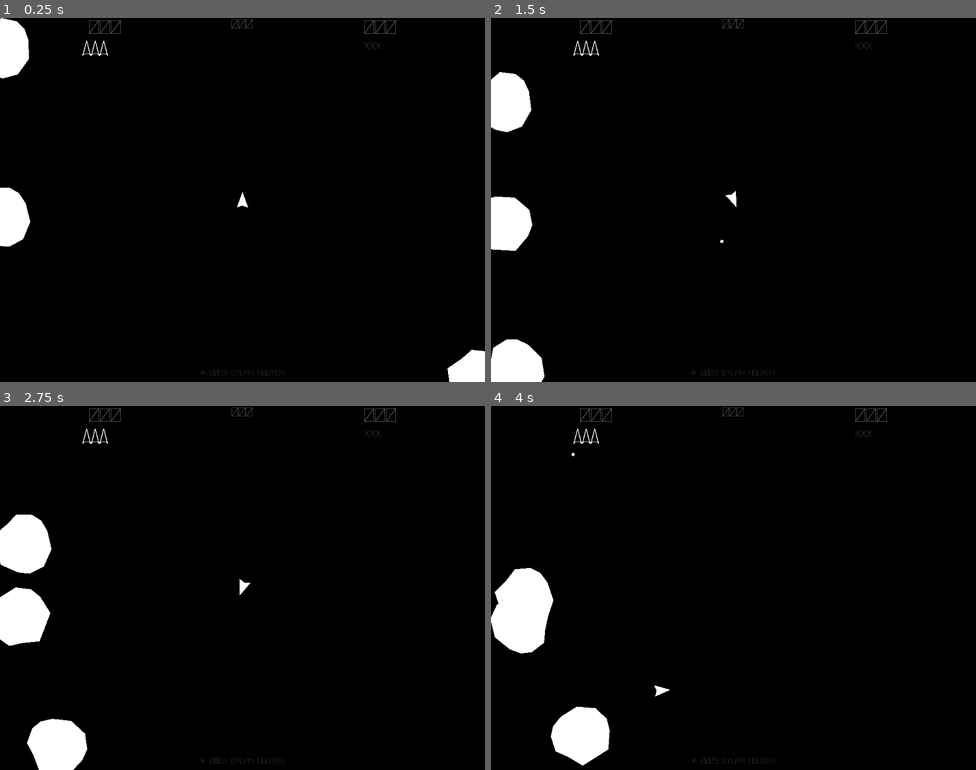
Above: before the commit, frames 1-4 (two rows, left to right).
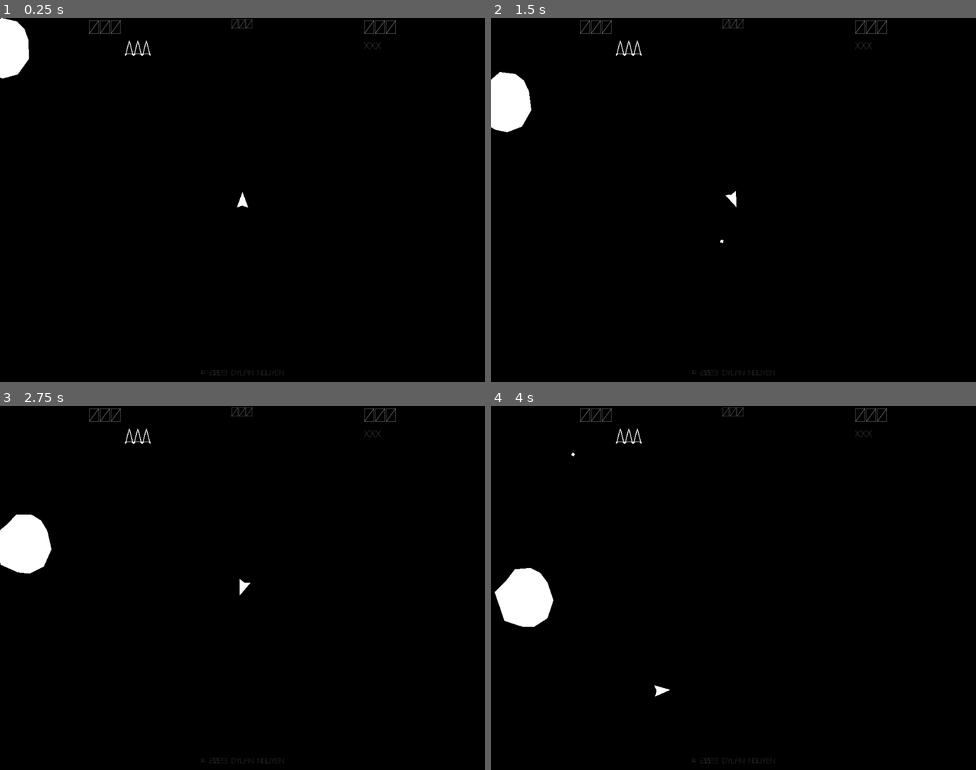
Above: after the commit, the same moments.

Repository: dmnuggins/asteroids
Game: Godot game, scene res://_scenes/Game/Game.tscn
Two runs of this game, one before a commit and one after it. Both use one fixed random seed, a clock stepped at 60 frames per second and the inputs below.
Inputs:
- Up to frame 1 (0.25 s): no input
- Up to frame 2 (1.5 s): hold D (right) 0.53-1.28 s; tap F (hyperspace) at 0.6 s; hold A (left) from 1.28 s (still down); tap Space (shoot) at 1.35 s
- Up to frame 3 (2.75 s): release A (left) at 2.03 s; hold D (right) from 2.03 s (still down); tap F (hyperspace) at 2.1 s
- Up to frame 4 (4 s): release D (right) at 2.78 s; hold W (thrust) 2.78-3.53 s; tap Space (shoot) at 2.85 s; hold A (left) from 3.53 s (still down); tap F (hyperspace) at 3.6 s

The runs differ from the first frame. In frame 1, 1.5% of the frame differs, in the area x 0-100%, y 6-100%; in frame 2, 2.3%; in frame 3, 2.9%, in the area x 0-32%, y 6-100%; in frame 4, 2.4%.

Commit message:
GameManager & UI - adjusted timing of when next waves spawn in so it isn't as jarring - added indicator that spawn zone is not clear when waiting to respawn

Diff:
--- a/_scenes/Bullet/Bullet.gd
+++ b/_scenes/Bullet/Bullet.gd
@@ -26,6 +26,8 @@
 func set_invader_projectile() -> void:
 	invader_projectile = true
 	$ColorRect.color = Color(1, 0, 0, 1)
+	speed = 300
+	$DecayTimer.wait_time = 2.5
 
 func destroy_bullet() -> void:
 	emit_signal("bullet_destroyed")
--- a/_scenes/FlyingSaucer/FlyingSaucer.gd
+++ b/_scenes/FlyingSaucer/FlyingSaucer.gd
@@ -57,6 +57,10 @@
 func warp_saucer() -> void:
 	queue_free()
 
+func manual_timeout() -> void:
+	$LifeTimer.stop()
+	eol = true
+
 #=====CONNECTED FUNCTIONS=====#
 
 func _on_flying_saucer_body_entered(body):
@@ -75,12 +79,9 @@
 
 func _on_area_entered(area):
 	if(area.is_in_group("bounds")) && eol:
-		print("Bound enetered")
 		warp_saucer()
 		emit_signal("saucer_timeout")
-	pass # Replace with function body.
 
 # timeout changes the direction of the bonus ship
 func _on_dir_timer_timeout():
 	change_dir()
-	pass # Replace with function body.
--- a/_scenes/Game/Game.tscn
+++ b/_scenes/Game/Game.tscn
@@ -146,6 +146,22 @@
 focus_mode = 0
 text = "QUIT"
 flat = true
+
+[node name="Inidicators" type="Control" parent="UI"]
+layout_mode = 3
+anchors_preset = 0
+offset_right = 40.0
+offset_bottom = 40.0
+
+[node name="Label" type="Label" parent="UI/Inidicators"]
+visible = false
+layout_mode = 0
+offset_left = 384.0
+offset_top = 360.0
+offset_right = 640.0
+offset_bottom = 386.0
+text = "SPAWN ZONE NOT CLEAR"
+horizontal_alignment = 1
 
 [node name="HighScores" type="Control" parent="UI"]
 visible = false
--- a/_scenes/UI/UI.gd
+++ b/_scenes/UI/UI.gd
@@ -20,6 +20,13 @@
 # Called every frame. 'delta' is the elapsed time since the previous frame.
 func _process(delta):
 	pass
+
+func show_not_clear(clear: bool, player_spawnable: bool) -> void:
+	if player_spawnable:
+		if  clear:
+			$Inidicators/Label.visible = false
+		else:
+			$Inidicators/Label.visible = true
 
 func toggle_replay() -> void:
 	if $ReplayMenu.visible:
--- a/_scripts/GameManager.gd
+++ b/_scripts/GameManager.gd
@@ -16,12 +16,14 @@
 var spawn_follow_path
 var spawn_timer: Timer
 var respawn_timer: Timer
+var next_wave_timer: Timer
+var next_wave_loadable: bool = false
 var GAME_OVER = false
 
 # Level scaling
 var wave: int = 1
 var difficulty: int = 1
-var to_spawn: int = 3 # number of asteroids to spawn based on difficulty increase
+var to_spawn: int = 1 # number of asteroids to spawn based on difficulty increase
 
 # Save/data vars
 var score: int = 0
@@ -35,8 +37,8 @@
 var SAVEFILE = "user://highscores.save"
 
 # Player vars
-var max_lives: int = 3
-var player_one_lives: int = max_lives
+var max_lives: int = 8
+var player_one_lives: int = 3
 var player_timer: Timer
 var player
 var player_spawnable: bool = false
@@ -69,13 +71,17 @@
 	# run start game (call reset game, hide start button)
 	# set game over false
 
+
 	if !GAME_OVER:
-		if bonus_spawnable:
+		if next_wave_loadable && wave > 1 && bonus == null:
+			init_next_wave_timer()
+		if bonus_spawnable && asteroids_remaining > 0:
 			init_bonus_spawn_timer()
+
+		ui.show_not_clear(level.spawn_clear(),player_spawnable)
 		if player_spawnable && level.spawn_clear():
 			spawn_player()
-		if ast_spawnable && wave != 1 && !bonus:
-			handle_next_wave()
+
 
 	pass
 
@@ -181,11 +187,10 @@
 # loads game assets & initialize spawners
 func load_game() -> void:
 	highest_scores = load_highscore()
-	spawn_asteroids(3)
-	set_remaining_asteroids()
-	bonus_spawn_init() # reset flag so bonus can spaw
+	spawn_asteroids()
 	player_spawn_init()
 	spawn_player()
+	bonus_spawn_init()
 	connect_signals()
 
 # reset game
@@ -206,8 +211,8 @@
 	score = 0
 	difficulty = 1
 	wave = 1
-	to_spawn = 3
-	set_remaining_asteroids()
+	to_spawn = difficulty
+#	set_remaining_asteroids()
 	ui.update_score()
 	ui.load_lives()
 	load_game()
@@ -234,8 +239,19 @@
 
 # spawns next wave of asteroids
 func handle_next_wave() -> void:
-	spawn_asteroids(3)
-	set_remaining_asteroids()
+	difficulty += 1
+	wave += 1
+	to_spawn = difficulty
+	print("next wave handled")
+	if bonus != null:
+		print("bonus timeout")
+		bonus.manual_timeout()
+		bonus_spawnable = false
+	if player_one_lives <= max_lives:
+		player_one_lives += 1
+	ui.load_lives()
+	next_wave_init()
+
 
 func set_remaining_asteroids() -> void:
 	asteroids_remaining = to_spawn * 7
@@ -272,16 +288,6 @@
 
 #=====TIMERS=====#
 # respawn timer for player after colliding with asteroid
-func init_asteroid_timer():
-	print("Initialized asteroid timer")
-	asteroids_timer = Timer.new()
-	add_child(asteroids_timer)
-	asteroids_timer.wait_time = 3.0
-	asteroids_timer.one_shot = true
-	asteroids_timer.start()
-	asteroids_timer.timeout.connect(ast_spawn_init) # player respawn is called when respawn_timer timeout
-
-# respawn timer for player after colliding with asteroid
 func init_respawn_timer():
 	print("Initialized respawn timer")
 	respawn_timer = Timer.new()
@@ -293,14 +299,29 @@
 
 # bonus spawn timer
 func init_bonus_spawn_timer() -> void:
+	bonus_spawnable = false
 	print("Initialized bonus spawn timer")
-	bonus_spawnable = false
 	bonus_timer = Timer.new()
 	add_child(bonus_timer)
 	bonus_timer.wait_time = 5.0
 	bonus_timer. one_shot = true
 	bonus_timer.start()
 	bonus_timer.timeout.connect(spawn_bonus) # bonus spawner is called when bonus_timer timeout
+
+# next_wave timer
+func init_next_wave_timer() -> void:
+	print("Initialized next wave spawn timer")
+	next_wave_loadable = false
+	next_wave_timer = Timer.new()
+	add_child(next_wave_timer)
+	next_wave_timer.wait_time = 5.0
+	next_wave_timer. one_shot = true
+	next_wave_timer.start()
+	next_wave_timer.timeout.connect(spawn_asteroids) # bonus spawner is called when bonus_timer timeout
+	next_wave_timer.timeout.connect(bonus_spawn_init)
+
+func next_wave_init() -> void:
+	next_wave_loadable = true
 #=====TIMERS END=====#
 
 #=====SPAWNERS=====#
@@ -326,7 +347,7 @@
 	player_spawnable = false
 
 func spawn_bonus() -> void:
-	if bonus_timer:
+	if bonus_timer != null:
 		bonus_timer.queue_free()
 	print("Bonus spawned")
 	bonus = bonus_prefab.instantiate()
@@ -337,25 +358,19 @@
 	bonus.saucer_shoot.connect(bonus_shoot)
 	bonus.saucer_hit.connect(handle_bonus_destruction)
 	bonus.saucer_timeout.connect(handle_bonus_timeout)
+	bonus_spawnable = false
 
 # spawn asteroids given size and number
-func spawn_asteroids(size: int) -> void:
+func spawn_asteroids() -> void:
+
 	# removes timer spawn timer
 	if asteroids_timer != null:
 		asteroids_timer.queue_free()
-	if size == 3:
-		for i in to_spawn:
+	for i in to_spawn:
 			asteroid = lrg_asteroid_scene.instantiate()
 			add_asteroids(random_position())
-	elif size == 2:
-		for i in to_spawn:
-			asteroid = med_asteroid_scene.instantiate()
-			add_asteroids(random_position())
-	elif size == 1:
-		for i in to_spawn:
-			asteroid = sml_asteroid_scene.instantiate()
-			add_asteroids(random_position())
-	ast_spawnable = false
+	next_wave_loadable = false
+	set_remaining_asteroids()
 
 # adds asteroids to scene
 func add_asteroids(position: Vector2) -> void:
@@ -367,8 +382,9 @@
 #=====DESPAWN=====#
 func handle_asteroid_destruction(size: int, velocity: Vector2, ast_position: Vector2, value: int) -> void:
 	score += value
-#	print(asteroids_remaining)
+	print(asteroids_remaining)
 	asteroids_remaining -= 1
+
 	ui.update_score()
 	# get asteroid last position
 	if size == 3:
@@ -376,11 +392,9 @@
 	elif size == 2:
 		split_asteroids(size, velocity, ast_position)
 	# spawn next set of asteroids based on size
-	if asteroids_remaining == 0:
-		init_asteroid_timer()
-		difficulty += 1
-		wave += 1
-		to_spawn = difficulty + 3
+	if asteroids_remaining <= 0:
+		emit_signal("last_asteroid_destroyed")
+		handle_next_wave()
 
 # splits asteroids into smaller asteroids given size and instances given velocity and position
 func split_asteroids(size: int, velocity: Vector2, ast_position: Vector2) -> void:
@@ -404,7 +418,8 @@
 	ui.update_score()
 
 func handle_bonus_timeout() -> void:
-	bonus_spawn_init()
+	if asteroids_remaining >= 0 && !next_wave_loadable:
+		bonus_spawn_init()
 	pass
 
 func handle_player_destruction() -> void:
